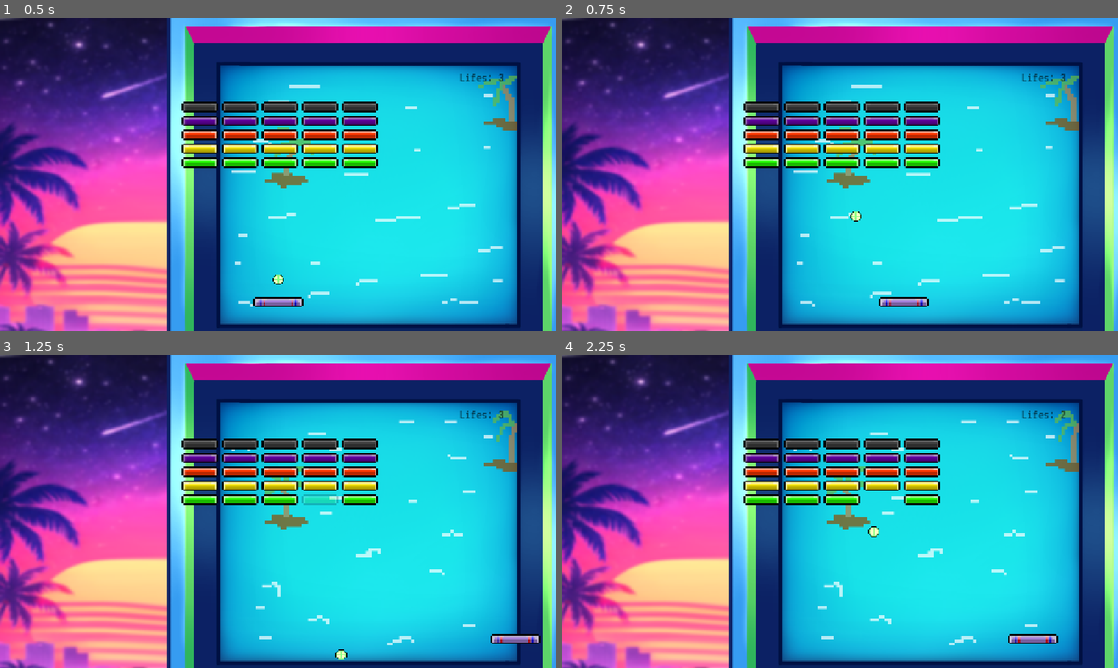
Above: before the commit, frames 1-4 (two rows, left to right).
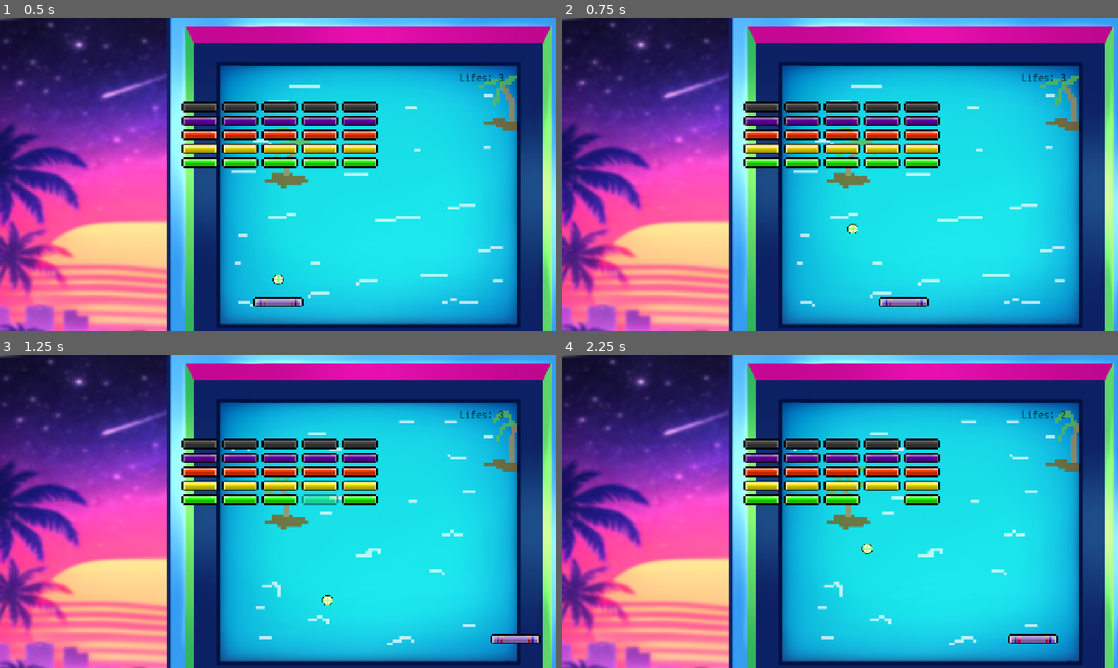
Above: after the commit, the same moments.

Repository: JoshuaSaayo/erotic-brick-game
Game: Godot game, scene res://main_scenes/game.tscn
Two runs of this game, one before a commit and one after it. Both use one fixed random seed, a clock stepped at 60 frames per second and the inputs below.
Inputs:
- Up to frame 1 (0.5 s): no input
- Up to frame 2 (0.75 s): tap Enter at 0.5 s; hold Right (right) from 0.53 s (still down)
- Up to frame 3 (1.25 s): keep holding Right (right)
- Up to frame 4 (2.25 s): tap Space at 2 s; release Right (right) at 2.03 s; hold Left (left) from 2.03 s (still down)

Frame 1 is identical in both runs. In frame 2, 0.1% of the frame differs, in the area x 51-54%, y 61-69%; in frame 3, 0.3%, in the area x 54-63%, y 44-98%; in frame 4, 0.1%.

Commit message:
fixed ball bounce

Diff:
--- a/new-game-project/main_scenes/ball.gd
+++ b/new-game-project/main_scenes/ball.gd
@@ -3,7 +3,7 @@
 
 signal life_lost
 
-@export var ball_speed := 15.0
+@export var ball_speed := 12.0
 @export var lifes := 3
 @export var death_zone: DeathZone
 @export var hud: HUD
@@ -12,6 +12,7 @@
 
 var start_position: Vector2
 var speed_up_factor := 1.05
+var last_collider_id
 
 func _ready() -> void:
 	hud.set_lifes(lifes)
@@ -20,12 +21,35 @@
 
 func _physics_process(_delta: float) -> void:
 	var collision := move_and_collide(velocity)
-	if collision:
-		velocity = velocity.bounce(collision.get_normal())
+	if not collision:
+		return
 
-		var collider := collision.get_collider()
-		if collider is Brick:
-			collider.decrease_level()
+	var collider := collision.get_collider()
+	var normal := collision.get_normal()
+
+	# Base bounce
+	velocity = velocity.bounce(normal)
+
+	# Brick logic
+	if collider is Brick:
+		collider.decrease_level()
+
+	# Direction shaping ONLY for paddle hits
+	if collider is Paddle:
+		apply_paddle_angle(collider)
+
+func apply_paddle_angle(paddle: Paddle) -> void:
+	var speed: float = velocity.length()
+
+	var paddle_width: float = paddle.get_width()
+	var offset: float = (position.x - paddle.position.x) / (paddle_width * 0.5)
+	offset = clamp(offset, -1.0, 1.0)
+
+	var angle: float = offset * deg_to_rad(60.0)
+	var direction: Vector2 = Vector2(sin(angle), -cos(angle))
+
+	speed *= speed_up_factor
+	velocity = direction.normalized() * speed
 
 func _start_ball() -> void:
 	global_position = start_position
@@ -50,3 +74,27 @@
 func reset_ball():
 	position = start_position
 	velocity = Vector2.ZERO
+
+func ball_collision(collider) -> void:
+	var speed: float = velocity.length()
+
+	# Safety clamp
+	if speed < ball_speed:
+		speed = ball_speed
+
+	var collider_width: float = collider.get_width()
+	var offset: float = (position.x - collider.position.x) / (collider_width * 0.5)
+	offset = clamp(offset, -1.0, 1.0)
+
+	var angle: float = offset * deg_to_rad(60.0)
+	var direction: Vector2 = Vector2(sin(angle), -cos(angle))
+
+	# Small randomness on bricks
+	if collider is Brick:
+		direction = direction.rotated(deg_to_rad(randf_range(-8.0, 8.0)))
+
+	# Speed-up on paddle
+	if collider is Paddle:
+		speed *= speed_up_factor
+
+	velocity = direction.normalized() * speed
--- a/new-game-project/main_scenes/paddle.gd
+++ b/new-game-project/main_scenes/paddle.gd
@@ -44,3 +44,6 @@
 func on_ball_lost():
 	is_ball_started = false
 	direction = 0.0
+
+func get_width():
+	return collision_shape_2d.shape.get_rect().size.x
--- a/new-game-project/main_scenes/paddle.tscn
+++ b/new-game-project/main_scenes/paddle.tscn
@@ -7,6 +7,7 @@
 size = Vector2(100, 20)
 
 [node name="paddle" type="RigidBody2D"]
+collision_layer = 5
 gravity_scale = 0.0
 sleeping = true
 lock_rotation = true
Not shown, added: new-game-project/.gitattributes
